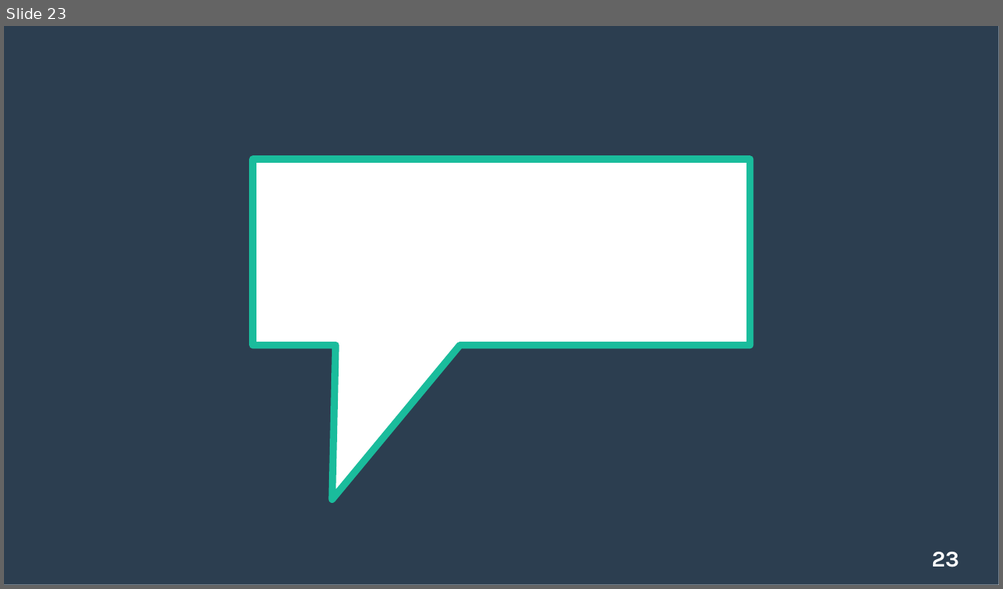
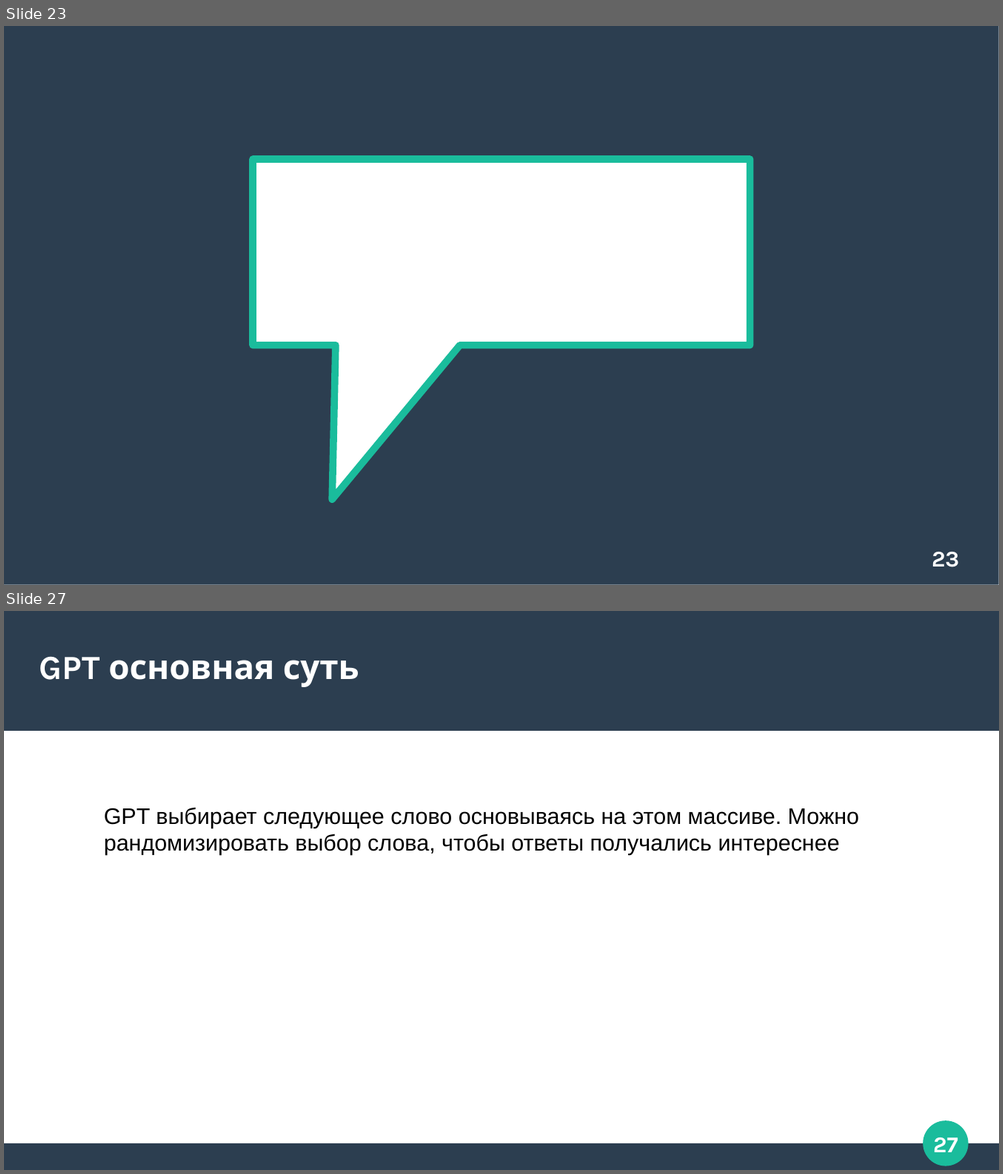
Before and after one commit to Zorinal/FilmBot, a slide deck: Трансфомеры.pptx. Shown one above the other, each under a label of ours: slide 23 before the commit, slides 23 and 27 after it; the slides between them are not shown. The pictures are 1003x589 and 1003x1174 pixels, drawn with LibreOffice and Linux fonts; fonts in the diff are those of the drawing. Boxes give left, top, right and bottom in pixels: in the first picture for what was removed or moved away, otherwise in the second. Text is boxed around its words. In the diff, an @@ line names an element or a change of style, - is before the commit and + after.

```diff
--- a/Трансфомеры.pptx
+++ b/Трансфомеры.pptx
@@ slide 27 added at (4, 611, 999, 1170), background #FFFFFF @@
@@ rectangle added at (4, 611, 999, 731), fill #2C3E50 @@
@@ title added at (40, 656, 359, 687), 27 pt, text #FFFFFF, bold @@
+GPT основная суть
@@ text added at (104, 807, 859, 855), 18 pt, text #000000 @@
+GPT выбирает следующее слово основываясь на этом массиве. Можно рандомизировать выбор слова, чтобы ответы получались интереснее
@@ ellipse added at (924, 1122, 968, 1166), fill #1ABC9C, outline #1ABC9C 0.85 pt @@
@@ page number added at (933, 1138, 958, 1153), 18 pt, text #FFFFFF, bold @@
+27
@@ rectangle added at (4, 1145, 999, 1170), fill #2C3E50 @@
```
Also in this commit, not shown: 2 slides changed, 3 other slides added.
